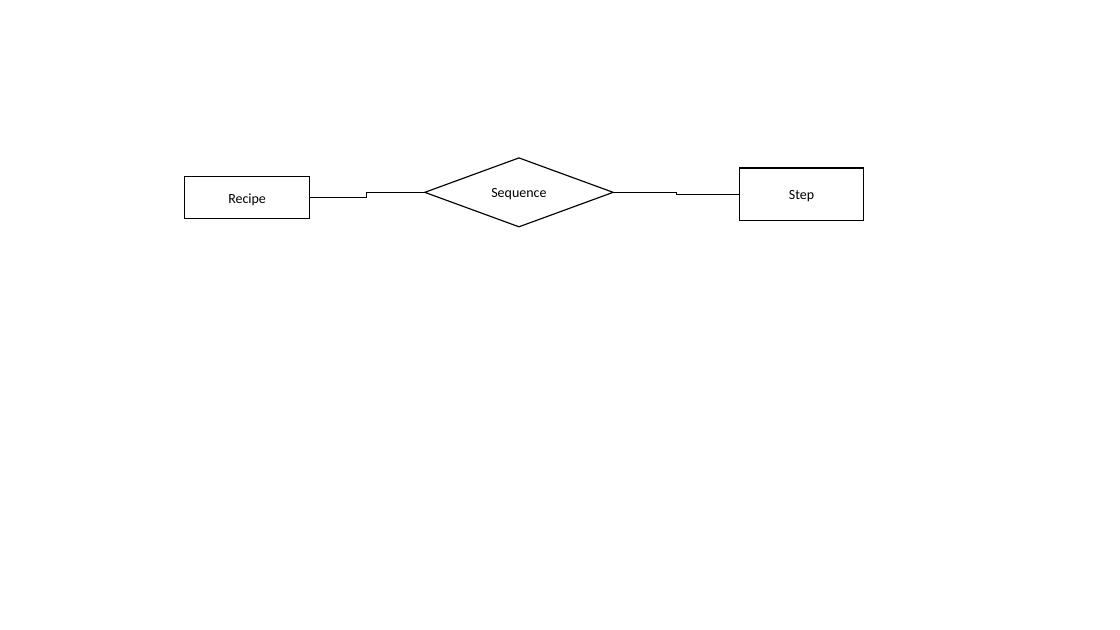
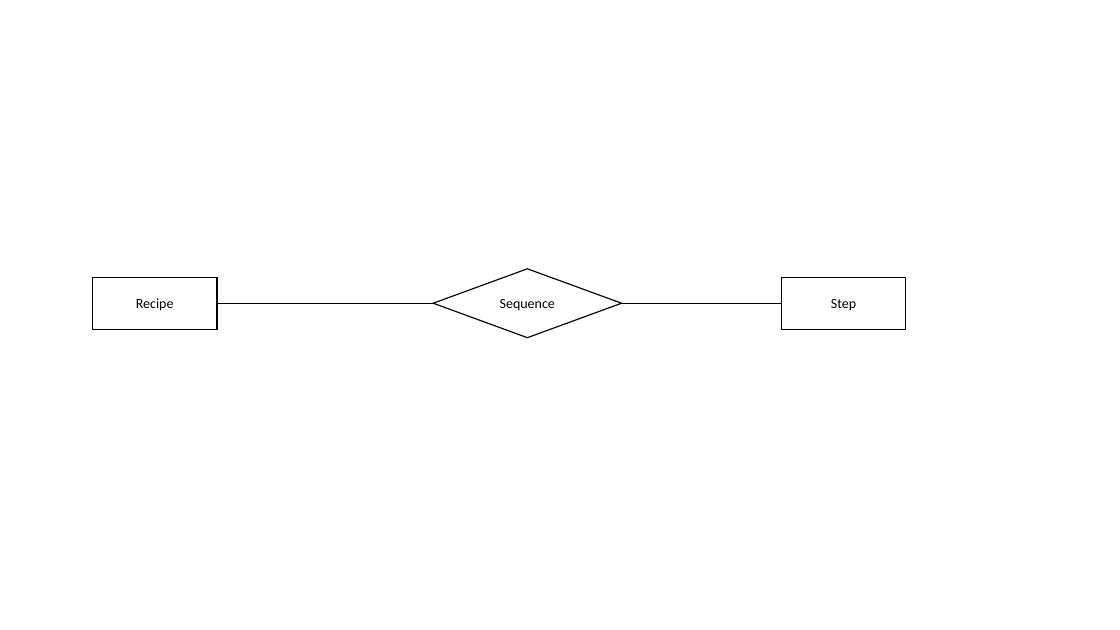
Before and after one commit to BD-Project/CustomCooking, a slide deck: slide 1 of 2-Conceptual Design/er-model-picture2-.odp. Drawn at 1120x630 pixels with LibreOffice and Linux fonts; fonts in the diff are those of the drawing. Boxes give left, top, right and bottom in pixels: in the first picture for what was removed or moved away, otherwise in the second. Text is boxed around its words. In the diff, an @@ line names an element or a change of style, - is before the commit and + after.

```diff
--- a/2-Conceptual Design/er-model-picture2-.odp
+++ b/2-Conceptual Design/er-model-picture2-.odp
@@ elbow line removed from (310, 197) to (425, 192) @@
@@ diamond "Sequence": place and size @@
-diamond "Sequence" at <box>425,158,613,227</box>
+diamond "Sequence" at <box>434,269,622,338</box>
@@ rectangle "Recipe": place and size @@
-rectangle "Recipe" at <box>185,176,310,219</box>
+rectangle "Recipe" at <box>92,277,218,329</box>
@@ rectangle "Step": place and size @@
-rectangle "Step" at <box>739,168,865,220</box>
+rectangle "Step" at <box>781,277,907,329</box>
@@ elbow line added from (218, 303) to (434, 303), #000000 0 pt @@
@@ elbow line moved from (613, 192) - (739, 194) to (622, 303) - (781, 303) @@
```
Also in this commit, not shown: 7 other files.
